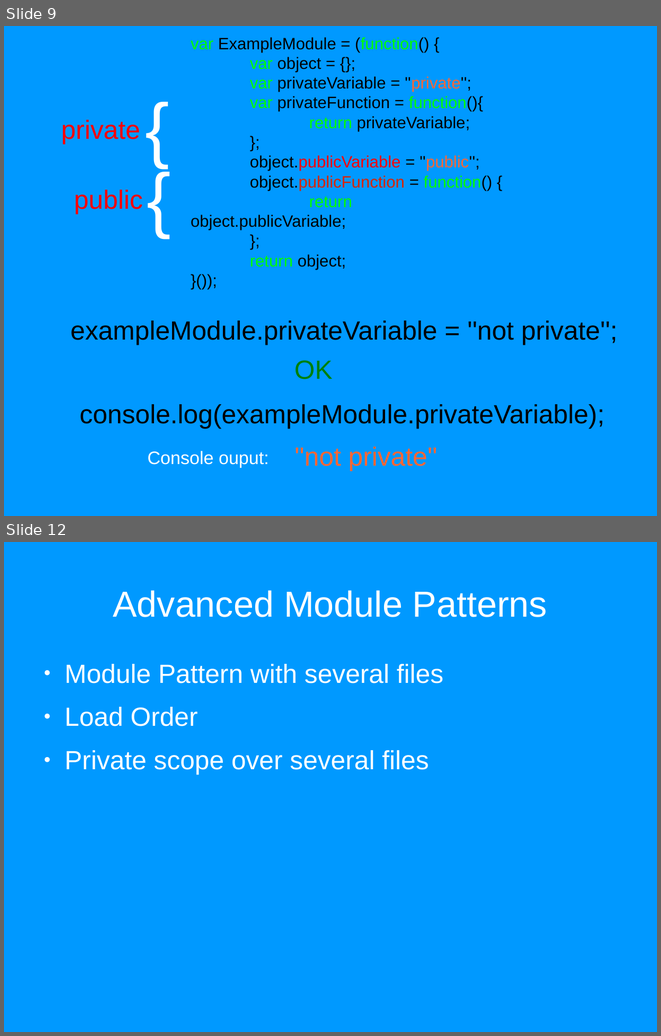
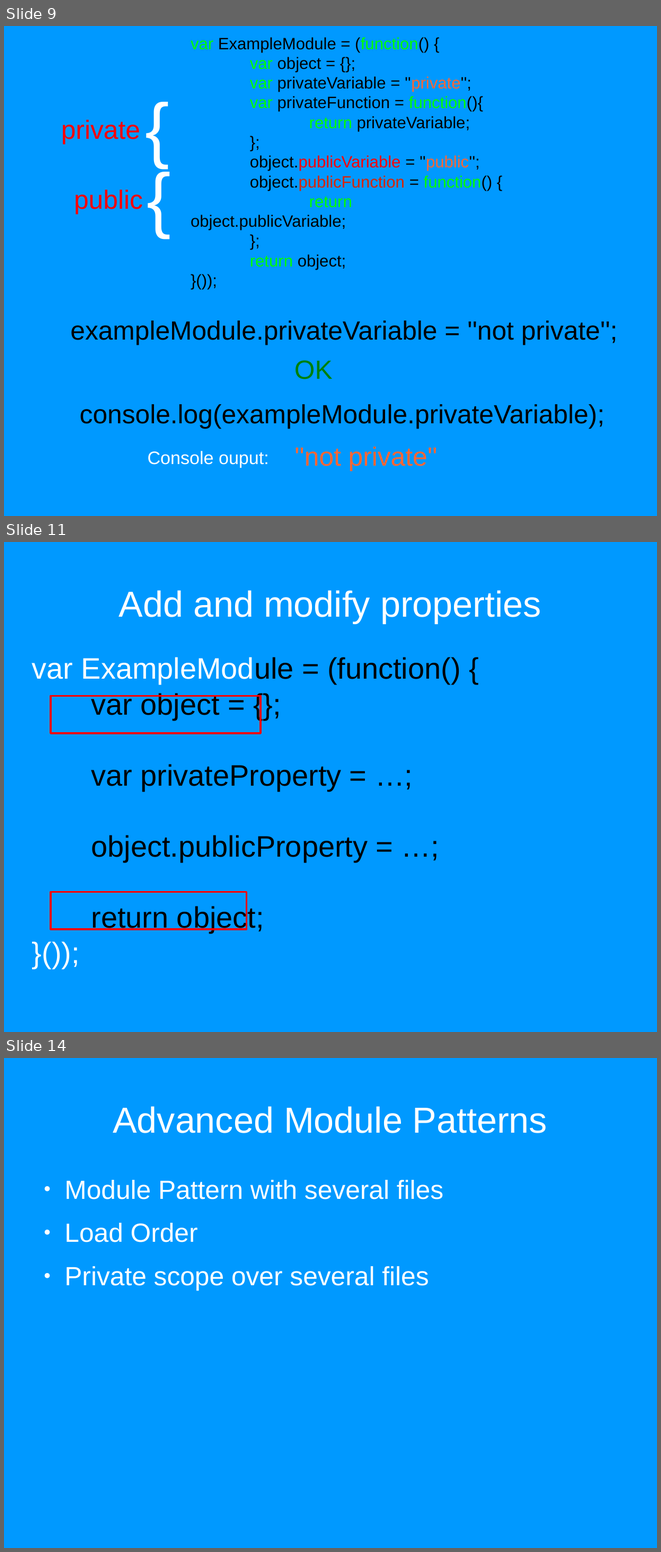
Before and after one commit to sattler/javascript-seminar-2015, a slide deck: presentation/Presentation.odp. Shown one above the other, each under a label of ours: slides 9 and 12 before the commit, slides 9, 11 and 14 after it; the slides between them are not shown. The pictures are 661x1036 and 661x1552 pixels, drawn with LibreOffice and Linux fonts; fonts in the diff are those of the drawing. Boxes give left, top, right and bottom in pixels: in the first picture for what was removed or moved away, otherwise in the second. Text is boxed around its words. In the diff, an @@ line names an element or a change of style, - is before the commit and + after.

```diff
--- a/presentation/Presentation.odp
+++ b/presentation/Presentation.odp
@@ slide 11 added at [4,542,657,1032], background #0099FF @@
@@ title added at [119,590,541,624], 44 pt, text #FFFFFF @@
+Add and modify properties
@@ text added at [32,657,460,933], 36 pt, text #000000 @@
+var ExampleModule = (function() {
+var object = {};
+var privateProperty = …;
+object.publicProperty = …;
+return object;
+}());
@@ rectangle added at [51,696,261,733], outline #FF0000 2.3 pt @@
@@ rectangle added at [51,892,247,929], outline #FF0000 2.3 pt @@
@@ what was slide 12 is now slide 14 @@
```
Also in this commit, not shown: 3 slides changed, 3 other slides added, 2 slides removed.
